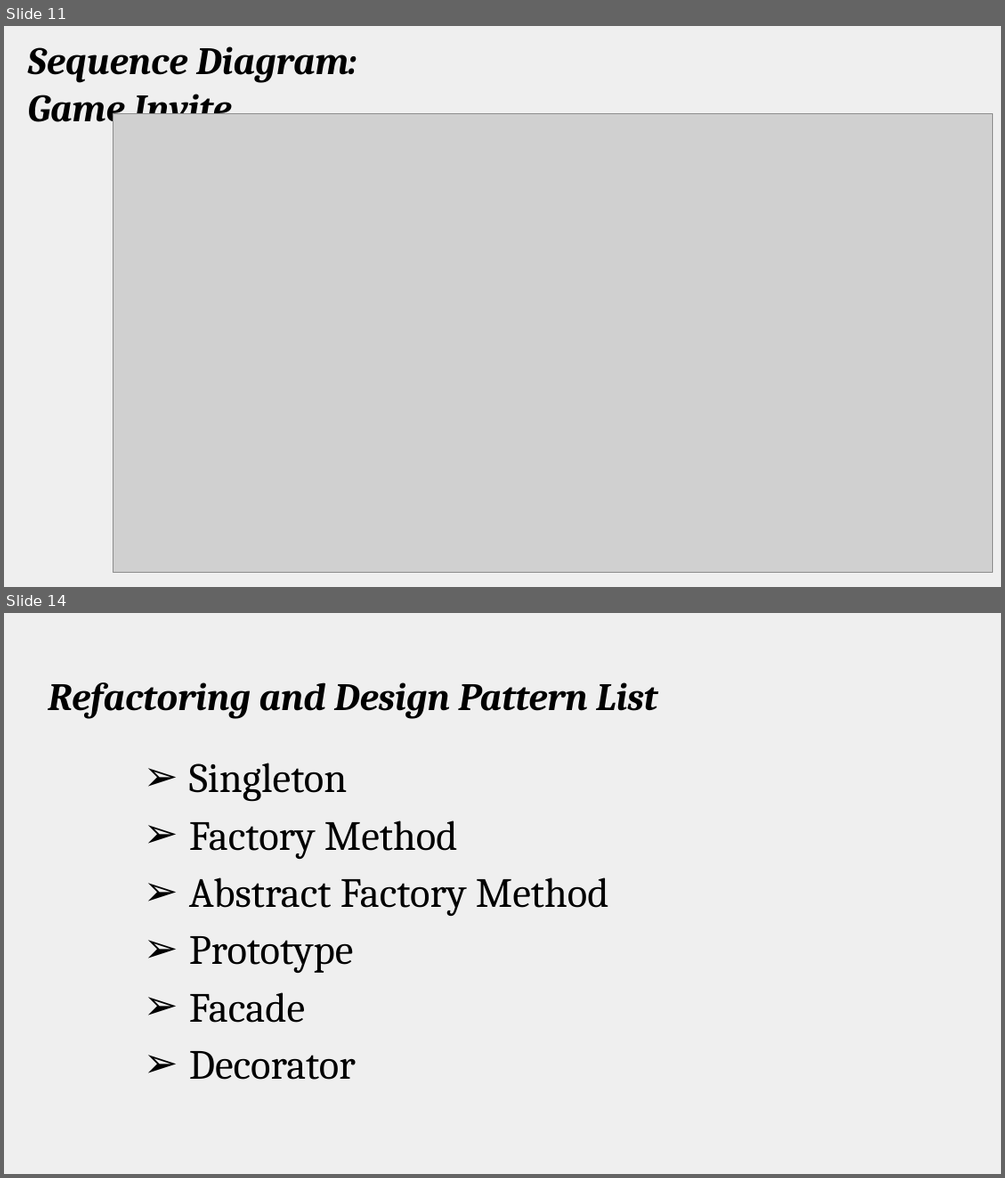
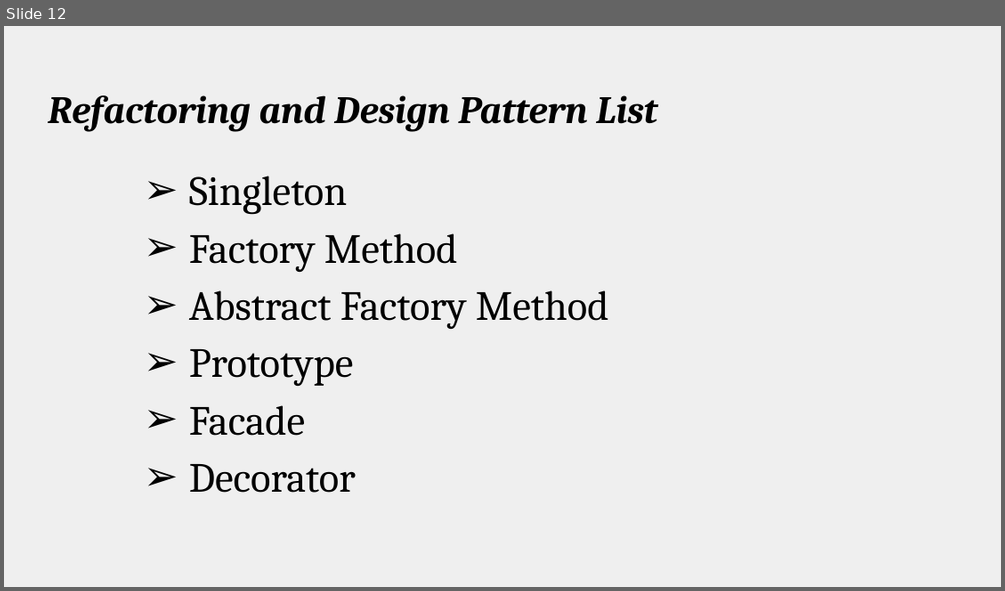
Before and after one commit to amgunden/cs414-f17-301-chessire-coders, a slide deck: documentation/P4 Presentation.pptx. Shown one above the other, each under a label of ours: slides 11 and 14 before the commit, slide 12 after it; the slides between them are not shown. The pictures are 1005x1178 and 1005x591 pixels, drawn with LibreOffice and Linux fonts; fonts in the diff are those of the drawing; grey boxes stand for pictures. Boxes give left, top, right and bottom in pixels: in the first picture for what was removed or moved away, otherwise in the second. Text is boxed around its words. In the diff, an @@ line names an element or a change of style, - is before the commit and + after.

```diff
--- a/documentation/P4 Presentation.pptx
+++ b/documentation/P4 Presentation.pptx
@@ slide 11 removed at box(4, 26, 1001, 587), background #EFEFEF @@
@@ title removed at box(28, 46, 356, 130) @@
-Sequence Diagram:
-Game Invite
@@ picture removed at box(113, 114, 992, 572) @@
@@ what was slide 14 is now slide 12 @@
```
Also in this commit, not shown: 2 slides changed, 1 slide added, 2 other slides removed, 1 other file.
